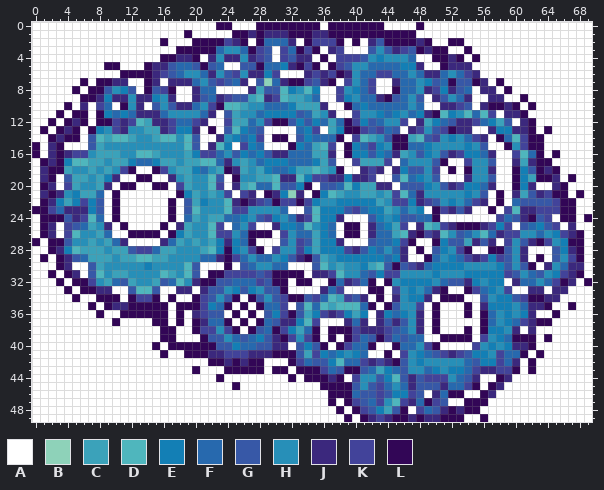
Edited in one commit: sprite sheet (heatmap-version.png). Above: the version before the commit.
The file is 70x50 pixels.
Palette (. is transparent): A #ffffff  B #8ed2b9  C #3ba2ba  D #4fb6bd  E #137fb5  F #2769ae  G #3758a7  H #278fb8  J #3b287d  K #42439a  L #320656
Now the later version:
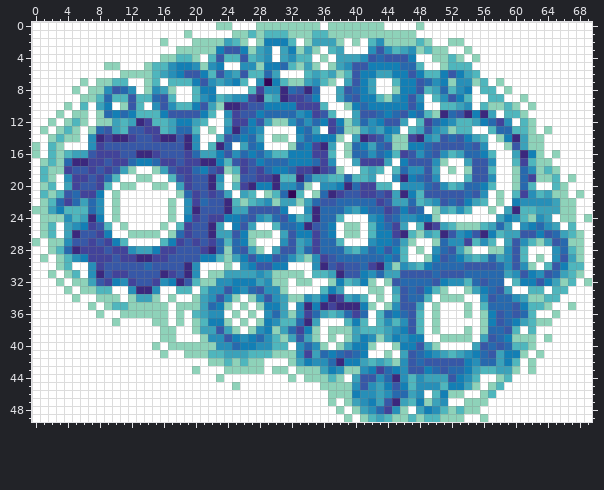
The edit:
colour B: #8ed2b9 -> #320656
colour C: #3ba2ba -> #42439a
colour D: #4fb6bd -> #3b287d
colour G: #3758a7 -> #278fb8
colour H: #278fb8 -> #3758a7
colour J: #3b287d -> #4fb6bd
colour K: #42439a -> #3ba2ba
colour L: #320656 -> #8ed2b9
Changed rows in their new state; - is a pixel that keeps its letter.
first column x 3:
 2 --------------------------EEE-----------------------------------
 3 --------------------E--E-----E----------------------------------
 4 ----------------------------------------F---E-------------------
 5 ---------------EE---E-----EEF----------EEEEFF-------------------
 6 ---------------E--E-------F-----------EE--EE-E--E-E-------------
 7 -----------------E----E----E----------E----EE-F-E---------------
 8 --------F---------EE---------F--F----FE----EE---F--E------------
 9 ------F-----F------E------------E---F-EE---E------E-------------
10 ------E----------E--------EEE--------EFEEEEE-E------------------
11 ------FEFE---E----E------EFFFF-E--------FEF-EF---F--E-----------
12 ---------------EE-------E-----F-FE-E--F-E------FE----EF---------
13 -----F---------FF------FE-----EF---F-----E-------------FF-------
14 ----------------------FEF------FEEE--------------F-E----E-------
15 ---------------------F--FE----FE-----FE-F---EEF----F------------
16 -----------------F--E--FEF---EEE-----FF-FE----F----FFE-----E----
17 -F-------FEEF-------E----EFFFEEEF----------E--------------------
18 -----------------FE-------FEEF-------------F--------------F-----
19 ------F------------------------F----F-------EF------------F-----
20 -------------------------EE---F----E-F--------F----FFE----F-----
21 --F--E----------F-----------F----F----------E------F------------
22 F-F-F-------------F-------------F--FFFFF----F----F-E-----E------
23 E---F-----------------------E----FFF--EFF--E-F------------------
24 -----E----------E----EEF---F-E---FF-------F--EE---------E-------
25 ---E------------------E-----FFE--FE-----EF-------------F---EF---
26 ------E--------F-------E------EE-FE-----EE---------E--E-----E-F-
27 -------E------E-----F-FE---------FF-----EEF-----F--------------F
28 -F----------E-------F-F--------F-FFF---FE-E-----F--------------F
29 ---E--------------EE---E-EE-F------FFFFFFEF----E-FE---F---------
30 -----------F------------E--EE---------F-------EFFFF----F-------E
31 --------------------------------------E-F------F---FFFFF---E--F-
32 -------E------E-------EEE----------E--E----FFFF-E---F-FF--EE-E--
33 ------------------------F---------E---------F-E------EF---------
34 ---------------------------------E----------FF---------FF-------
35 -------------------FE-----EE----E-----E---------------FFF-E-----
36 ---------------------------F----F---F-F--FEF----------E-F-F-----
37 -------------------EE-----E---F------E----------------E-FE------
38 --------------------------E--F-E-----------E----------FF--------
39 ----------------------E-EF------------E---E-EE---------FE-------
40 ----------------------FEE------F-----EE----EE---------F-F-------
41 ---------------------------------FEF-FE------FE------F--EE------
42 -------------------------------E--F-EE-------F-----E-FF-E-------
43 ----------------------------------E----E-FE---EF-FFE------------
44 -----------------------------------------F--------E-------------
45 -----------------------------------------E-E-----EE-------------
46 -------------------------------------E----FF----E---------------
47 ---------------------------------------E-----E------------------
48 ----------------------------------------F-----E-----------------
